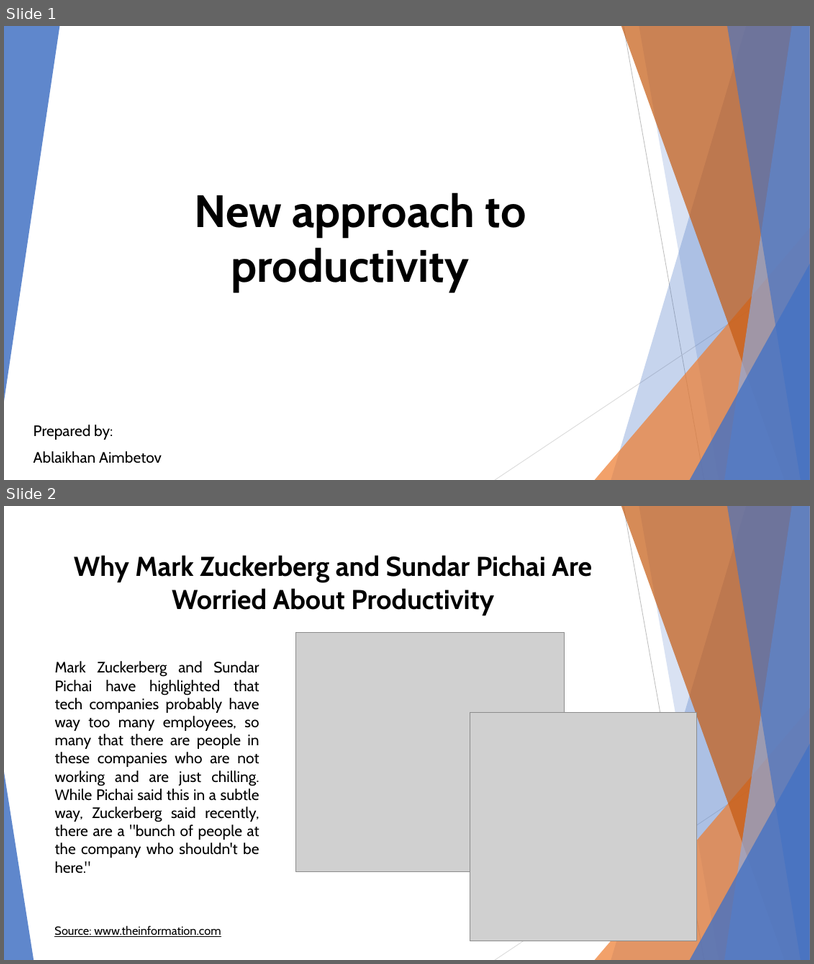
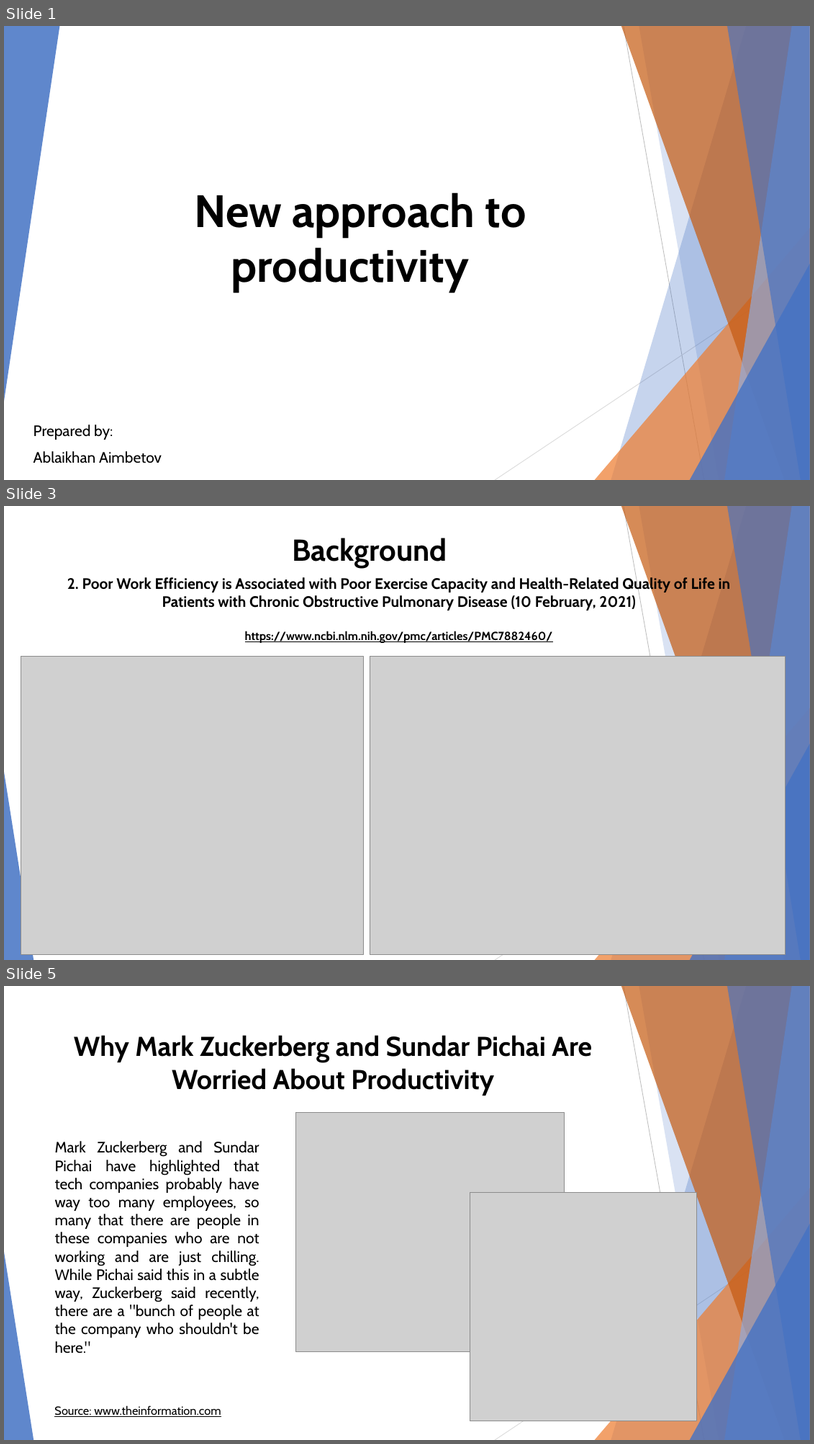
Before and after one commit to BekA-012/ms_kbtu_dv, a slide deck: HW #1/New approach to productivity.pptx. Shown one above the other, each under a label of ours: slides 1 and 2 before the commit, slides 1, 3 and 5 after it; the slides between them are not shown. The pictures are 814x964 and 814x1444 pixels, drawn with LibreOffice and Linux fonts; fonts in the diff are those of the drawing; grey boxes stand for pictures. Boxes give left, top, right and bottom in pixels: in the first picture for what was removed or moved away, otherwise in the second. Text is boxed around its words. In the diff, an @@ line names an element or a change of style, - is before the commit and + after.

Commit message:
1
background

```diff
--- a/HW #1/New approach to productivity.pptx
+++ b/HW #1/New approach to productivity.pptx
@@ slide 3 added at [4, 506, 810, 960], background #FFFFFF; not listed: 10 template elements that a slide beside it also shows @@
@@ title added at [293, 538, 448, 568], 36 pt, text #000000, bold @@
+Background
@@ text added at [67, 577, 731, 643], 18 pt, text #000000, bold @@
+2. Poor Work Efficiency is Associated with Poor Exercise Capacity and Health-Related Quality of Life in Patients with Chronic Obstructive Pulmonary Disease (10 February, 2021)
+https://www.ncbi.nlm.nih.gov/pmc/articles/PMC7882460/
@@ picture added at [21, 656, 363, 955] @@
@@ picture added at [370, 656, 786, 955] @@
@@ what was slide 2 is now slide 5 @@
```
Also in this commit, not shown: 2 other slides added.
